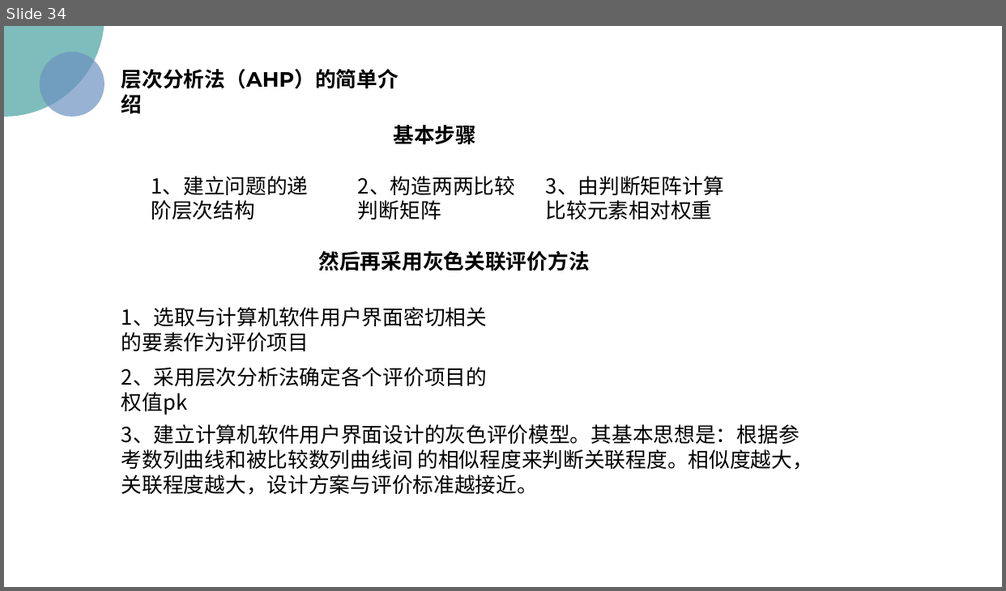
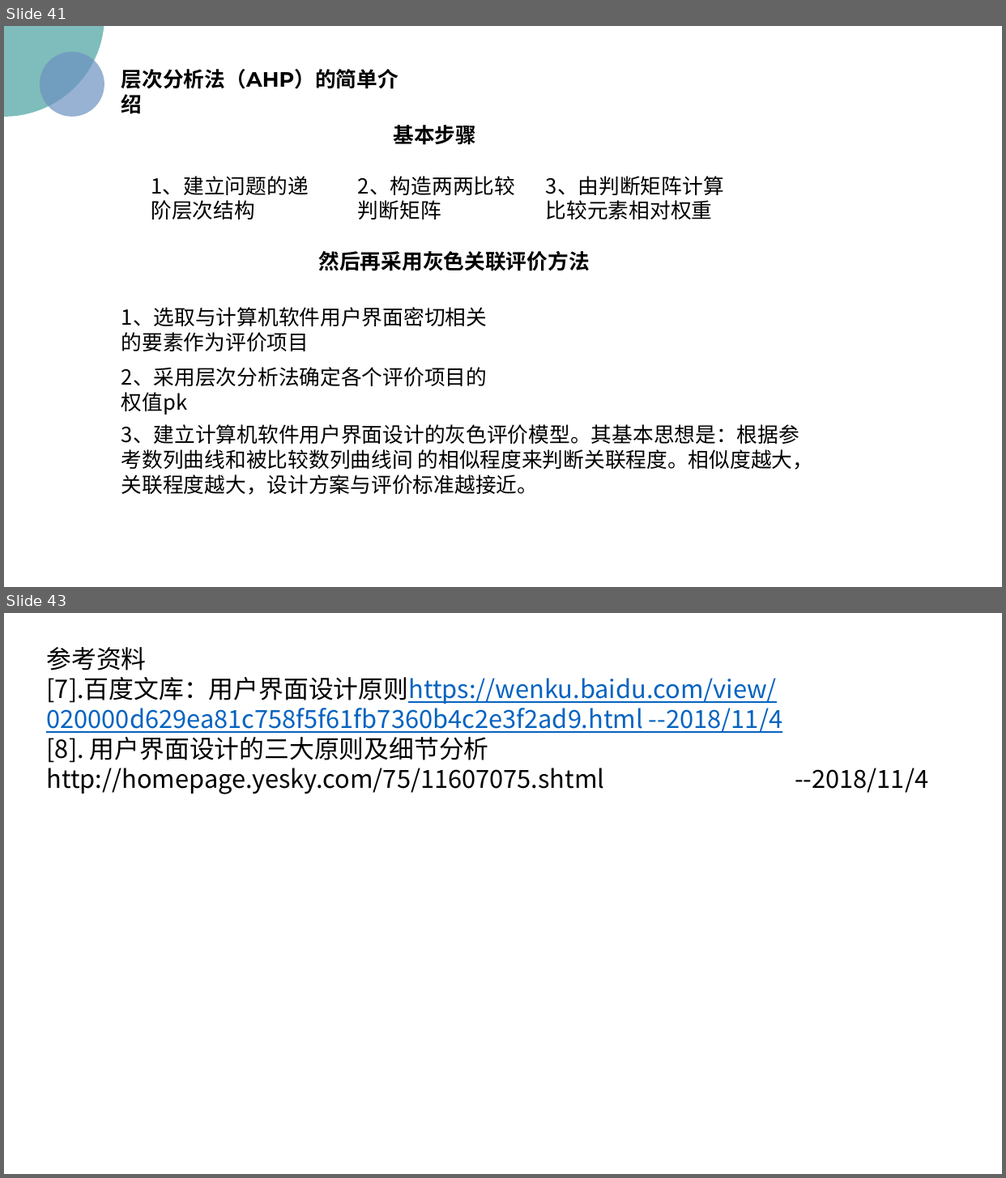
Before and after one commit to PRD2018/PRD2018-G15, a slide deck: 2018-11-4/UML基础2—吕迪部分.pptx. Shown one above the other, each under a label of ours: slide 34 before the commit, slides 41 and 43 after it; the slides between them are not shown. The pictures are 1006x591 and 1006x1178 pixels, drawn with LibreOffice and Linux fonts; fonts in the diff are those of the drawing; background and template pictures are left out. Boxes give left, top, right and bottom in pixels: in the first picture for what was removed or moved away, otherwise in the second. Text is boxed around its words. In the diff, an @@ line names an element or a change of style, - is before the commit and + after.

```diff
--- a/2018-11-4/UML基础2—吕迪部分.pptx
+++ b/2018-11-4/UML基础2—吕迪部分.pptx
@@ slide 43 added at box(4, 613, 1002, 1174), background picture (left out) @@
@@ text added at box(46, 647, 928, 794), 24 pt, text #000000 @@
+参考资料
+[7].百度文库：用户界面设计原则https://wenku.baidu.com/view/020000d629ea81c758f5f61fb7360b4c2e3f2ad9.html --2018/11/4
+[8]. 用户界面设计的三大原则及细节分析
+http://homepage.yesky.com/75/11607075.shtml --2018/11/4
@@ text added at box(710, 1040, 918, 1097), 40 pt, text #FFFFFF @@
+THANKS!
@@ line added from (791, 1098) to (906, 1098), #FFFFFF 3 pt @@
@@ text added at box(687, 1131, 919, 1154), 12 pt, text #FFFFFF @@
+http://www.pptstore.net/author/jiangjie/
@@ what was slide 34 is now slide 41 @@
```
Also in this commit, not shown: 1 slide changed, 7 other slides added, 1 other file.
